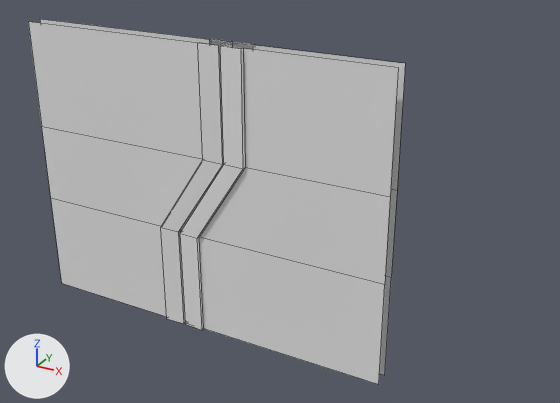
The FBX model Gamelab-Jaar3-UnityProject/Assets/Sourcefiles/Art/Area01/3D_ENV_HATCH/3D_ENV_HATCH.FBX: old version first, new version second.
One viewpoint serves both versions: a 50 mm camera at (2.526, 0.547, 1.356) aimed at (1.678, 2.088, 0.586). Lighting does not change. The marker at lower left points along +X, +Y and +Z. Mesh edges are drawn as thin lines. Where no turn or scale is listed for an object, it has been applied to the vertices.

Names of what the first picture shows: 'Left Hatch', 'Right Hatch'.
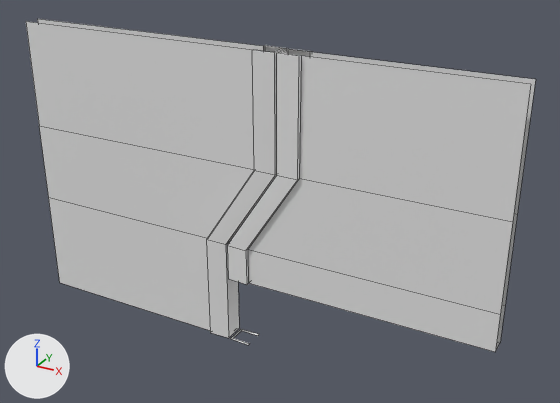
What differs and where, as boxes (x1, y1, x2, y2) in the pictures (560 x 403 px; the box of a moved part takes in the faces that stretch with it):
'Left Hatch', reshaped, moved (37% wider, 11% shorter): before (180, 42, 405, 384); after (227, 49, 536, 352)
'Right Hatch', reshaped, moved (28% wider): before (28, 19, 231, 324); after (26, 19, 287, 338)
part 1 of me_mesh_001, moved or reshaped: before (180, 45, 405, 384); after (227, 52, 536, 352)
part 2 of me_mesh, moved or reshaped: before (28, 19, 209, 316); after (26, 19, 263, 330)

The change in detail:
me_mesh has 36 vertices, 27 faces and spans x -0.285..0.31, y -0.05..0.009, z -0.386..0.395.
me_mesh is used by ob_right_hatch; location (1.249, 2.065, 0.577).
Before the commit, vertices of me_mesh: 0 (-0.285, 0.0, -0.386), 2 (-0.285, 0.0, 0.395) at pixel (39, 18), 4 (-0.285, -0.041, -0.386) at pixel (61, 283), 6 (-0.285, -0.041, 0.395) at pixel (28, 21), 12 (-0.285, 0.0, -0.106).
Before the commit, vertices of me_mesh: 15 (-0.285, -0.041, -0.106) at pixel (50, 197), 19 (-0.285, -0.041, 0.11) at pixel (41, 126), 21 (-0.285, 0.0, 0.11).
Part 2, on me_mesh:
Vertices 0, 2, 4, 6, 12, 15, 19, 21 of me_mesh move by (-0.155, 0.0, 0.0).
me_mesh_001 is used by ob_left_hatch; location (1.727, 2.065, 0.586).
me_mesh_001 had 36 vertices, 27 faces and spanned x -0.309..0.26, y -0.05..0.009, z -0.395..0.386.
me_mesh_001 now has 42 vertices, 29 faces and spans x -0.309..0.378, y -0.05..0.009, z -0.395..0.386.
Part 1, on me_mesh_001:
2 vertices are removed from x 0.26, y -0.041..0.0, z -0.395.
7 faces are deleted.
6 vertices in x 0.26, y -0.041..0.0, z -0.118..0.386 move by (0.118, 0.0, 0.0).
2 vertices are added at (0.378, -0.041, -0.214), (0.378, 0.0, -0.214).
6 new vertices lie (0.001, 0.0, -0.096) away from vertices in x -0.309..-0.252, y -0.05..0.009, z -0.118.
9 new faces join them.
Object 'Right Hatch' (ob_right_hatch) moves from (1.249, 2.065, 0.577) to (1.395, 2.065, 0.577).
Object 'Left Hatch' (ob_left_hatch) moves from (1.727, 2.065, 0.586) to (1.873, 2.065, 0.586).
